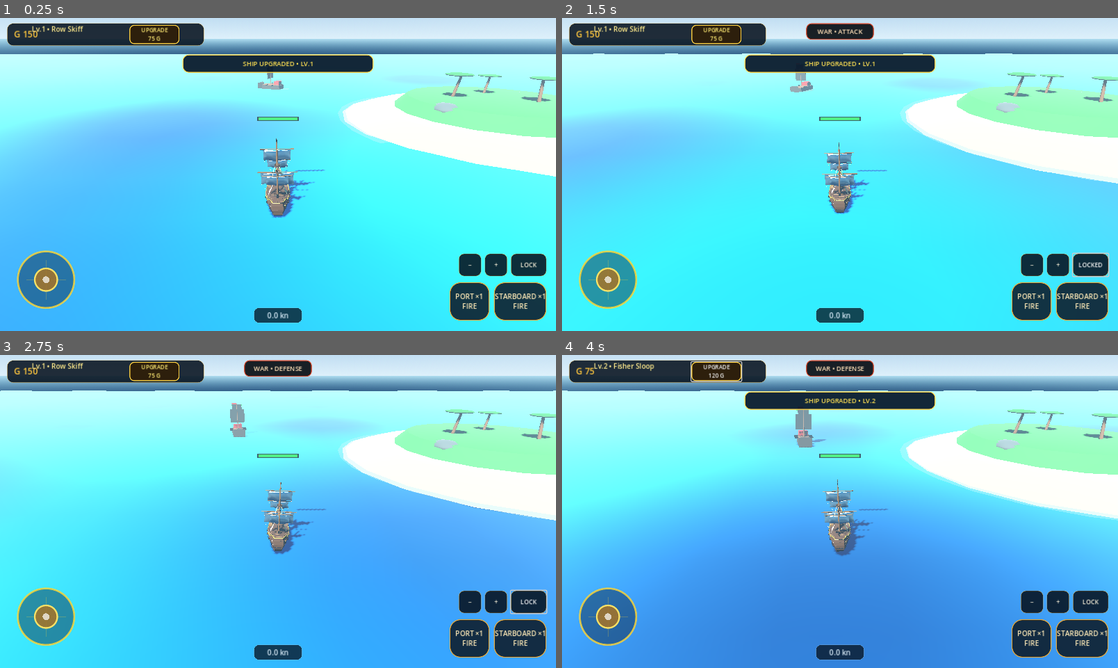
Above: before the commit, frames 1-4 (two rows, left to right).
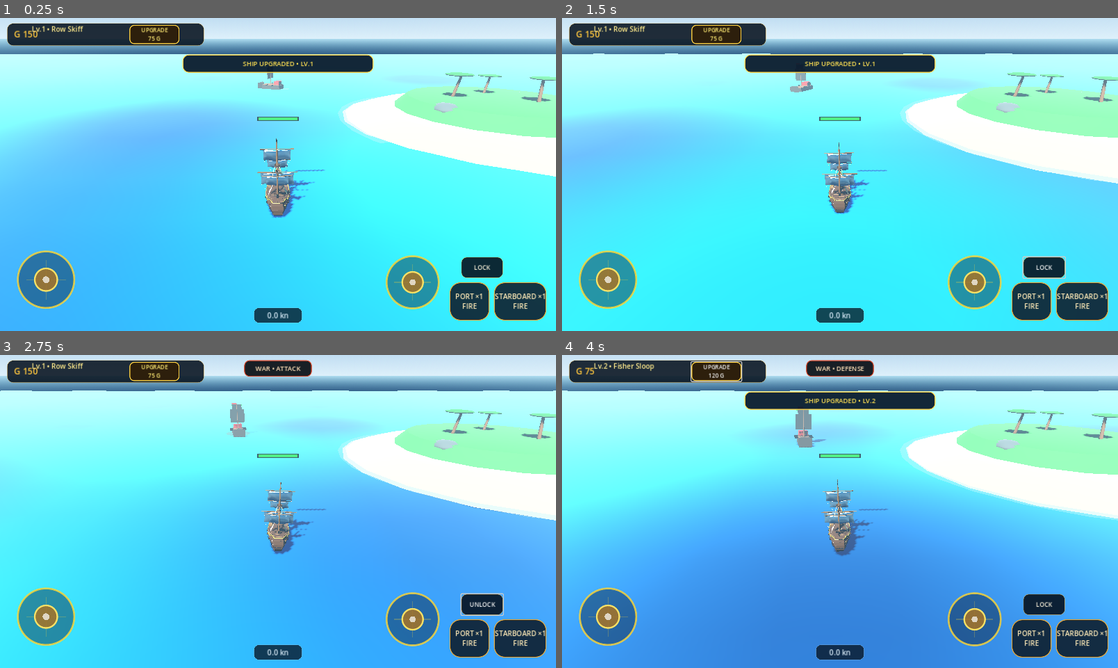
Above: after the commit, the same moments.

Repository: za99405com-ui/Pirate-Seasonline
Game: Godot game, scene res://scenes/world/world.tscn
Same seed, same stepped clock (60 frames per second), same inputs: the game is played once before the commit and once after it.
Inputs (mouse positions are in pixels of both pictures, inside the frame that each line leads up to):
- Up to frame 1 (0.25 s): no input
- Up to frame 2 (1.5 s): click (1034, 265) at 0.5 s, where only the run before the commit has a clickable "−"; click "LOCK" (after the commit: "UNLOCK") at 1.25 s
- Up to frame 3 (2.75 s): click "LOCKED" (after the commit: "LOCK") at 2 s
- Up to frame 4 (4 s): click (1056, 602) at 2.75 s, where only the run before the commit has a clickable "+"; click "UPGRADE 75 G" at 3.5 s

The runs differ from the first frame. In frame 1, 2.1% of the frame differs, in the area x 69-99%, y 75-94%; in frame 2, 2.8%, in the area x 43-99%, y 1-94%; in frame 3, 2.3%; in frame 4, 2.1%.

Commit message:
combat: add manual aim stick and single lock toggle

Diff:
--- a/godot_game/scripts/ui/hud.gd
+++ b/godot_game/scripts/ui/hud.gd
@@ -1,4 +1,6 @@
 extends CanvasLayer
+
+const AIM_JOYSTICK_SCENE: PackedScene = preload("res://scenes/ui/virtual_joystick.tscn")
 
 @onready var top_bar: Panel = $TopBar
 @onready var gold_label: Label = $TopBar/GoldContainer/GoldLabel
@@ -22,8 +24,7 @@
 var player_ship: Node3D = null
 var world_controller: Node = null
 var target_button: Button = null
-var zoom_in_button: Button = null
-var zoom_out_button: Button = null
+var aim_joystick: Control = null
 var war_mode_panel: PanelContainer = null
 var war_mode_label: Label = null
 
@@ -36,7 +37,8 @@
 	GameManager.ship_storage_changed.connect(_on_ship_storage_changed)
 
 	_apply_minimal_hud_layout()
-	_create_tactical_controls()
+	_create_lock_button()
+	_create_aim_joystick()
 	_create_war_mode_badge()
 
 	_on_gold_changed(GameManager.gold)
@@ -81,54 +83,65 @@
 
 	var right_controls := $Controls/RightControls as HBoxContainer
 	if right_controls:
-		right_controls.offset_left = -218.0
+		right_controls.offset_left = -224.0
 		right_controls.offset_top = -112.0
 		right_controls.offset_right = -22.0
 		right_controls.offset_bottom = -24.0
 		right_controls.add_theme_constant_override("separation", 10)
 
-func _create_tactical_controls() -> void:
+func _create_lock_button() -> void:
 	if not controls_root:
 		return
 
-	var tactical := HBoxContainer.new()
-	tactical.name = "TacticalControls"
-	tactical.anchor_left = 1.0
-	tactical.anchor_top = 1.0
-	tactical.anchor_right = 1.0
-	tactical.anchor_bottom = 1.0
-	tactical.offset_left = -224.0
-	tactical.offset_top = -178.0
-	tactical.offset_right = -22.0
-	tactical.offset_bottom = -126.0
-	tactical.add_theme_constant_override("separation", 8)
-	controls_root.add_child(tactical)
-
-	zoom_out_button = _make_tactical_button("−", Vector2(52.0, 48.0))
-	zoom_in_button = _make_tactical_button("+", Vector2(52.0, 48.0))
-	target_button = _make_tactical_button("LOCK", Vector2(82.0, 48.0))
-
-	tactical.add_child(zoom_out_button)
-	tactical.add_child(zoom_in_button)
-	tactical.add_child(target_button)
-
-	zoom_out_button.pressed.connect(_on_zoom_out_pressed)
-	zoom_in_button.pressed.connect(_on_zoom_in_pressed)
+	target_button = _make_combat_button("LOCK", Vector2(96.0, 48.0))
+	target_button.name = "TargetLockButton"
+	target_button.anchor_left = 1.0
+	target_button.anchor_top = 1.0
+	target_button.anchor_right = 1.0
+	target_button.anchor_bottom = 1.0
+	target_button.offset_left = -218.0
+	target_button.offset_top = -170.0
+	target_button.offset_right = -122.0
+	target_button.offset_bottom = -122.0
 	target_button.pressed.connect(_on_target_pressed)
-
-func _make_tactical_button(label_text: String, minimum_size: Vector2) -> Button:
+	controls_root.add_child(target_button)
+
+func _create_aim_joystick() -> void:
+	if not controls_root:
+		return
+
+	aim_joystick = AIM_JOYSTICK_SCENE.instantiate() as Control
+	if not aim_joystick:
+		return
+
+	aim_joystick.name = "AimJoystick"
+	aim_joystick.anchor_left = 1.0
+	aim_joystick.anchor_top = 1.0
+	aim_joystick.anchor_right = 1.0
+	aim_joystick.anchor_bottom = 1.0
+	aim_joystick.offset_left = -410.0
+	aim_joystick.offset_top = -192.0
+	aim_joystick.offset_right = -250.0
+	aim_joystick.offset_bottom = -32.0
+	if "max_radius" in aim_joystick:
+		aim_joystick.max_radius = 60.0
+	if aim_joystick.has_signal("joystick_moved"):
+		aim_joystick.joystick_moved.connect(_on_aim_joystick_moved)
+	controls_root.add_child(aim_joystick)
+
+func _make_combat_button(label_text: String, minimum_size: Vector2) -> Button:
 	var button := Button.new()
 	button.text = label_text
 	button.custom_minimum_size = minimum_size
 	button.add_theme_font_size_override("font_size", 14)
 
 	var normal := StyleBoxFlat.new()
-	normal.bg_color = Color(0.025, 0.07, 0.12, 0.88)
+	normal.bg_color = Color(0.025, 0.07, 0.12, 0.90)
 	normal.border_width_left = 1
 	normal.border_width_top = 1
 	normal.border_width_right = 1
 	normal.border_width_bottom = 1
-	normal.border_color = Color(0.82, 0.61, 0.22, 0.70)
+	normal.border_color = Color(0.82, 0.61, 0.22, 0.74)
 	normal.corner_radius_top_left = 12
 	normal.corner_radius_top_right = 12
 	normal.corner_radius_bottom_left = 12
@@ -196,22 +209,24 @@
 	if player_ship.has_method("get_cannons_per_side"):
 		cannon_count = int(player_ship.call("get_cannons_per_side"))
 
-	if player_ship.port_cooldown > 0.0:
-		fire_left_btn.disabled = true
-		fire_left_btn.text = "PORT ×%d\n%.1fs" % [cannon_count, player_ship.port_cooldown]
-	else:
-		fire_left_btn.disabled = false
-		fire_left_btn.text = "PORT ×%d\nFIRE" % cannon_count
-
-	if player_ship.starboard_cooldown > 0.0:
-		fire_right_btn.disabled = true
-		fire_right_btn.text = "STARBOARD ×%d\n%.1fs" % [cannon_count, player_ship.starboard_cooldown]
-	else:
-		fire_right_btn.disabled = false
-		fire_right_btn.text = "STARBOARD ×%d\nFIRE" % cannon_count
-
+	_update_fire_button(fire_left_btn, true, cannon_count)
+	_update_fire_button(fire_right_btn, false, cannon_count)
 	_update_combat_hud()
 	_update_upgrade_button()
+
+func _update_fire_button(button: Button, is_port: bool, cannon_count: int) -> void:
+	if not button:
+		return
+
+	var cooldown: float = player_ship.port_cooldown if is_port else player_ship.starboard_cooldown
+	var side_name: String = "PORT" if is_port else "STARBOARD"
+
+	if cooldown > 0.0:
+		button.disabled = true
+		button.text = "%s ×%d\nRELOAD %.1f" % [side_name, cannon_count, cooldown]
+	else:
+		button.disabled = false
+		button.text = "%s ×%d\nFIRE" % [side_name, cannon_count]
 
 func _update_combat_hud() -> void:
 	if not world_controller:
@@ -230,7 +245,7 @@
 
 	if target_button and world_controller.has_method("get_combat_target"):
 		var target: Variant = world_controller.call("get_combat_target")
-		target_button.text = "LOCKED" if target is Node3D and is_instance_valid(target) else "LOCK"
+		target_button.text = "UNLOCK" if target is Node3D and is_instance_valid(target) else "LOCK"
 
 func _update_upgrade_button() -> void:
 	if not upgrade_btn:
@@ -290,14 +305,20 @@
 	if player_ship and is_instance_valid(player_ship):
 		player_ship.fire_right()
 
-func _on_zoom_in_pressed() -> void:
-	if world_controller and world_controller.has_method("adjust_camera_zoom"):
-		world_controller.call("adjust_camera_zoom", -0.10)
-
-func _on_zoom_out_pressed() -> void:
-	if world_controller and world_controller.has_method("adjust_camera_zoom"):
-		world_controller.call("adjust_camera_zoom", 0.10)
-
 func _on_target_pressed() -> void:
 	if world_controller and world_controller.has_method("toggle_combat_target"):
 		world_controller.call("toggle_combat_target")
+
+func _on_aim_joystick_moved(vec: Vector2) -> void:
+	if not player_ship or not is_instance_valid(player_ship):
+		return
+
+	if vec.length() < 0.08:
+		if player_ship.has_method("set_aim_direction"):
+			player_ship.call("set_aim_direction", Vector3.ZERO)
+		return
+
+	if world_controller and world_controller.has_method("screen_aim_to_world"):
+		var world_direction: Variant = world_controller.call("screen_aim_to_world", vec)
+		if world_direction is Vector3 and player_ship.has_method("set_aim_direction"):
+			player_ship.call("set_aim_direction", world_direction)
